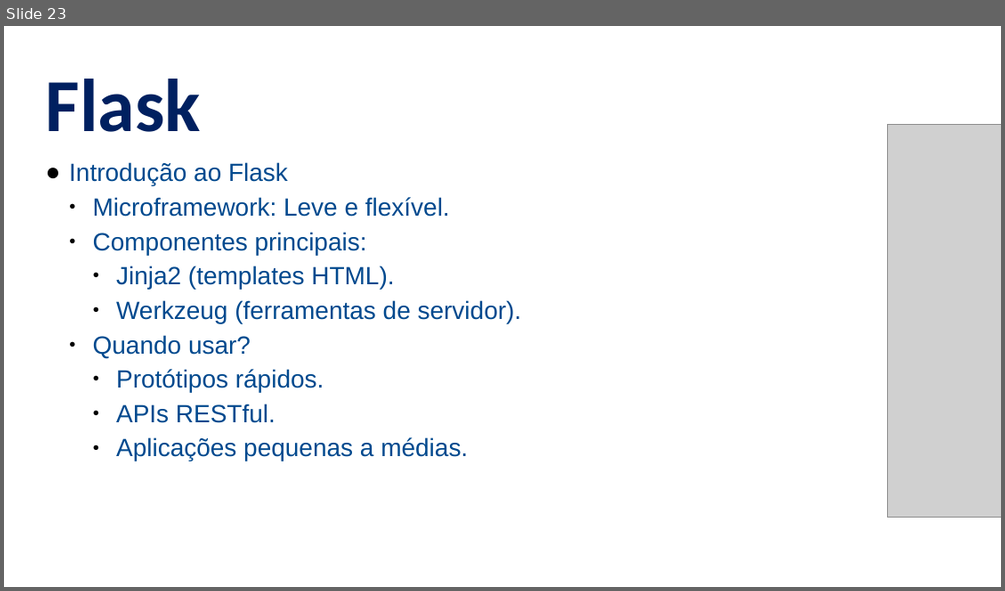
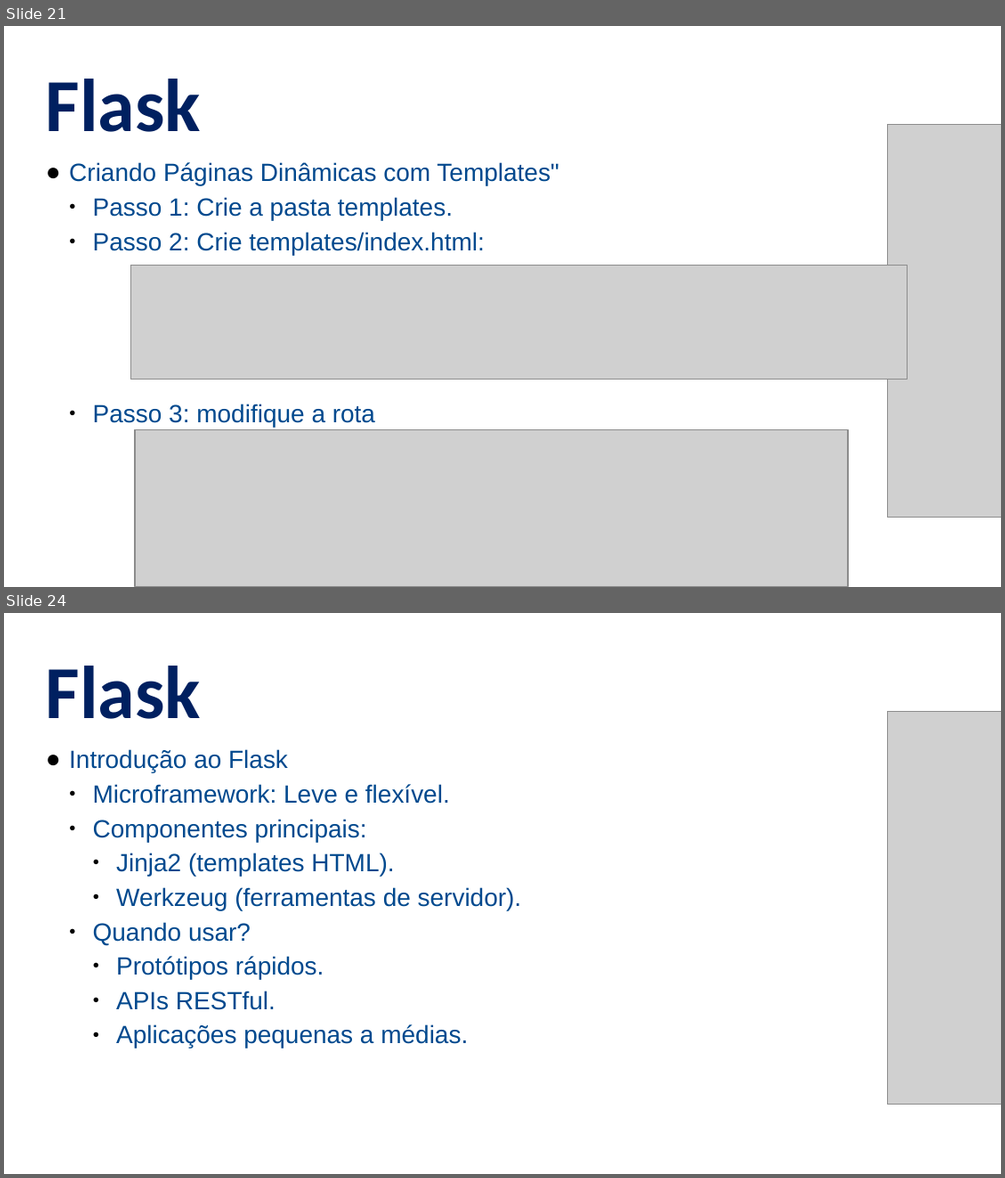
Before and after one commit to alandsilvasouza/PY2, a slide deck: aula10/Aula10.pptx. Shown one above the other, each under a label of ours: slide 23 before the commit, slides 21 and 24 after it; the slides between them are not shown. The pictures are 1005x591 and 1005x1178 pixels, drawn with LibreOffice and Linux fonts; fonts in the diff are those of the drawing; grey boxes stand for pictures. Boxes give left, top, right and bottom in pixels: in the first picture for what was removed or moved away, otherwise in the second. Text is boxed around its words. In the diff, an @@ line names an element or a change of style, - is before the commit and + after.

```diff
--- a/aula10/Aula10.pptx
+++ b/aula10/Aula10.pptx
@@ slide 21 added at <box>4,26,1001,587</box>, background #FFFFFF @@
@@ text added at <box>46,79,201,132</box>, 54 pt, text #002060, bold @@
+Flask
@@ picture added at <box>887,125,1001,517</box> @@
@@ text added at <box>69,162,558,426</box>, 18 pt, text #01498E @@
+● Criando Páginas Dinâmicas com Templates"
+  ● Passo 1: Crie a pasta templates.
+  ● Passo 2: Crie templates/index.html:
+  ● Passo 3: modifique a rota
@@ picture added at <box>131,265,907,380</box> @@
@@ picture added at <box>135,430,848,586</box> @@
@@ what was slide 23 is now slide 24 @@
```
Also in this commit, not shown: 1 other slide added, 1 slide removed, 1 other file.
